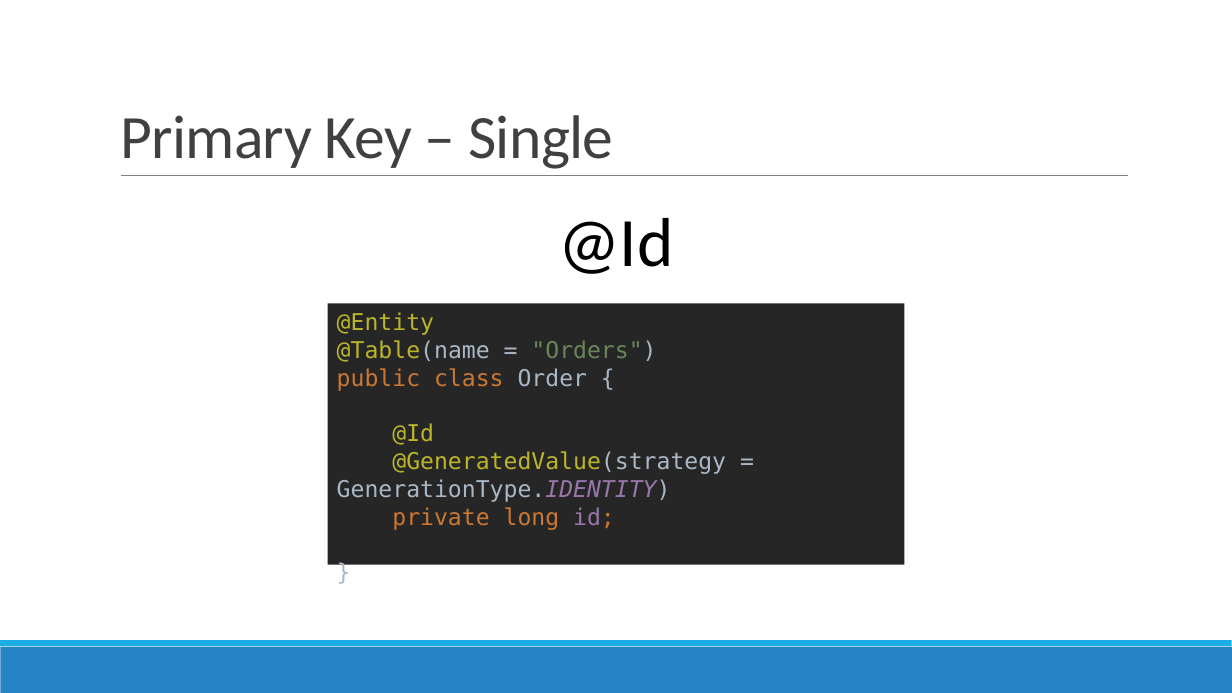
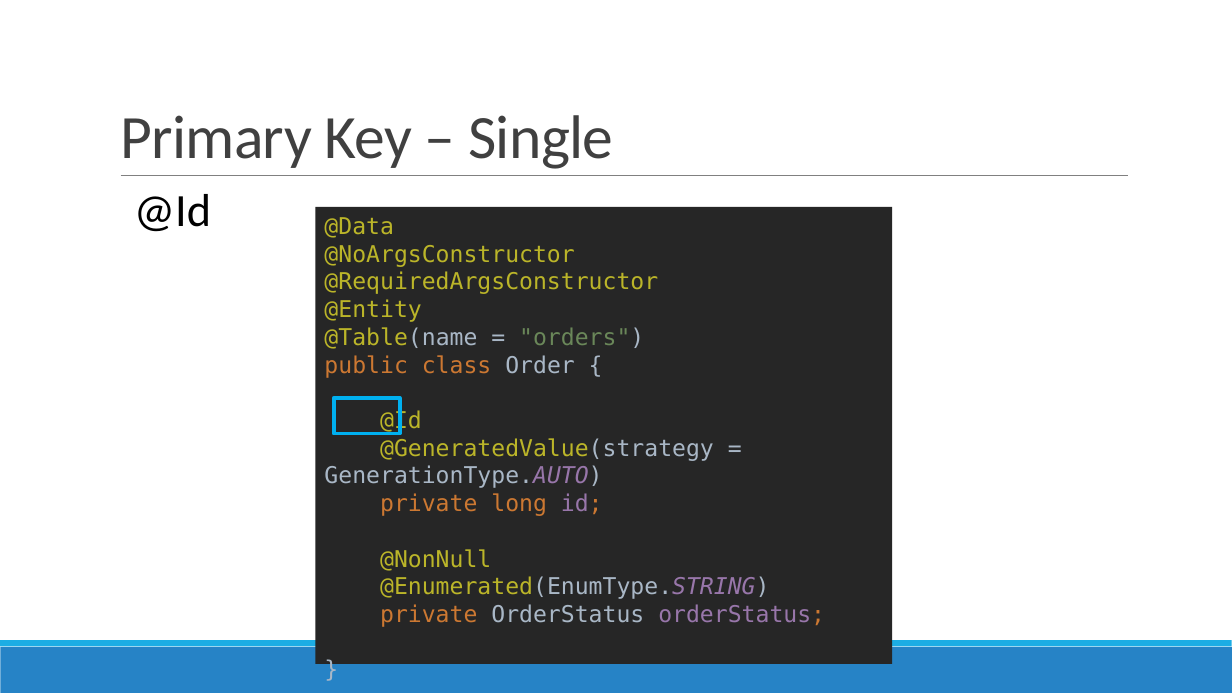
Before and after one commit to nguyenthanhtam1102/trainee-dev-vti-public, a slide deck: slide 26 of Tuần 6 - Java/Advanced Java.pptx (slide 20 before the commit). Drawn at 1232x693 pixels with LibreOffice and Linux fonts; fonts in the diff are those of the drawing. Boxes give left, top, right and bottom in pixels: in the first picture for what was removed or moved away, otherwise in the second. Text is boxed around its words. In the diff, an @@ line names an element or a change of style, - is before the commit and + after.

```diff
--- a/Tuần 6 - Java/Advanced Java.pptx
+++ b/Tuần 6 - Java/Advanced Java.pptx
@@ text "@Id": place and size @@
-text "@Id" at <box>558,218,674,274</box>
+text "@Id" at <box>134,194,211,232</box>
@@ text "@Id" at <box>134,194,211,232</box>: size 54 to 36 pt @@
@@ rectangle "@Data @NoArgsConstructor @RequiredArgsConstructor @Entity @T ...": place and size @@
-rectangle "@Data @NoArgsConstructor @RequiredArgsConstructor @Entity @T ..." at <box>328,303,905,565</box>
+rectangle "@Data @NoArgsConstructor @RequiredArgsConstructor @Entity @T ..." at <box>315,207,892,665</box>
@@ text in rectangle at <box>324,217,825,627</box>: text changed; text colour #A9B7C6 to #BBB529 @@
-@Entity
-@Table(name = "Orders")
-public class Order {
-@Id
-@GeneratedValue(strategy = GenerationType.IDENTITY)
-private long id;
-}
+@Data
+@NoArgsConstructor
+@RequiredArgsConstructor
+@Entity
+@Table(name = "orders")
+public class Order {
+@Id
+@GeneratedValue(strategy = GenerationType.AUTO)
+private long id;
+@NonNull
+@Enumerated(EnumType.STRING)
+private OrderStatus orderStatus;
+}
@@ rectangle added at <box>334,398,399,434</box>, outline #00B0F0 3 pt @@
```
Also in this commit, not shown: 52 other slides changed, 39 slides added, 12 slides removed.
